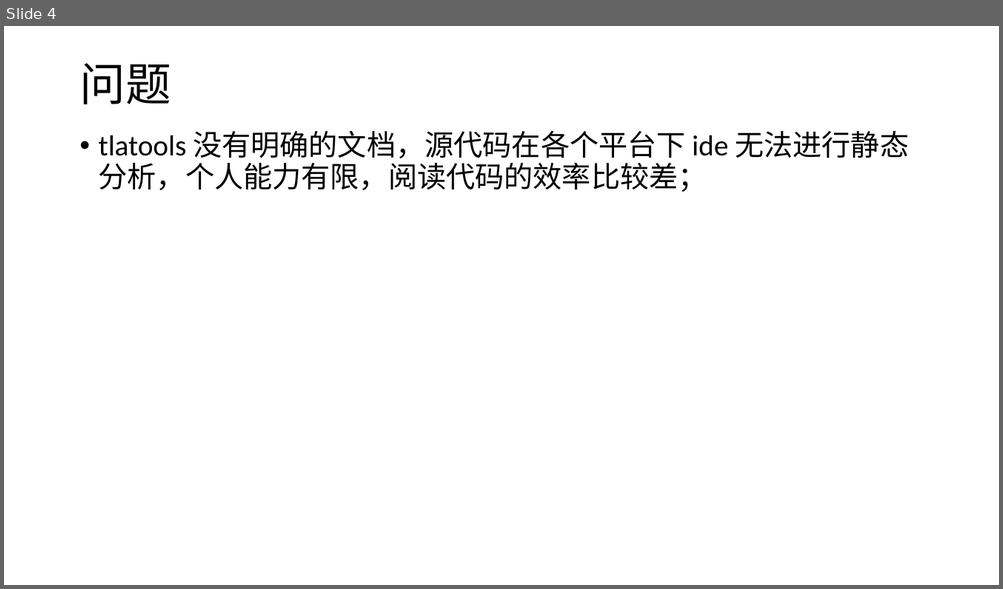
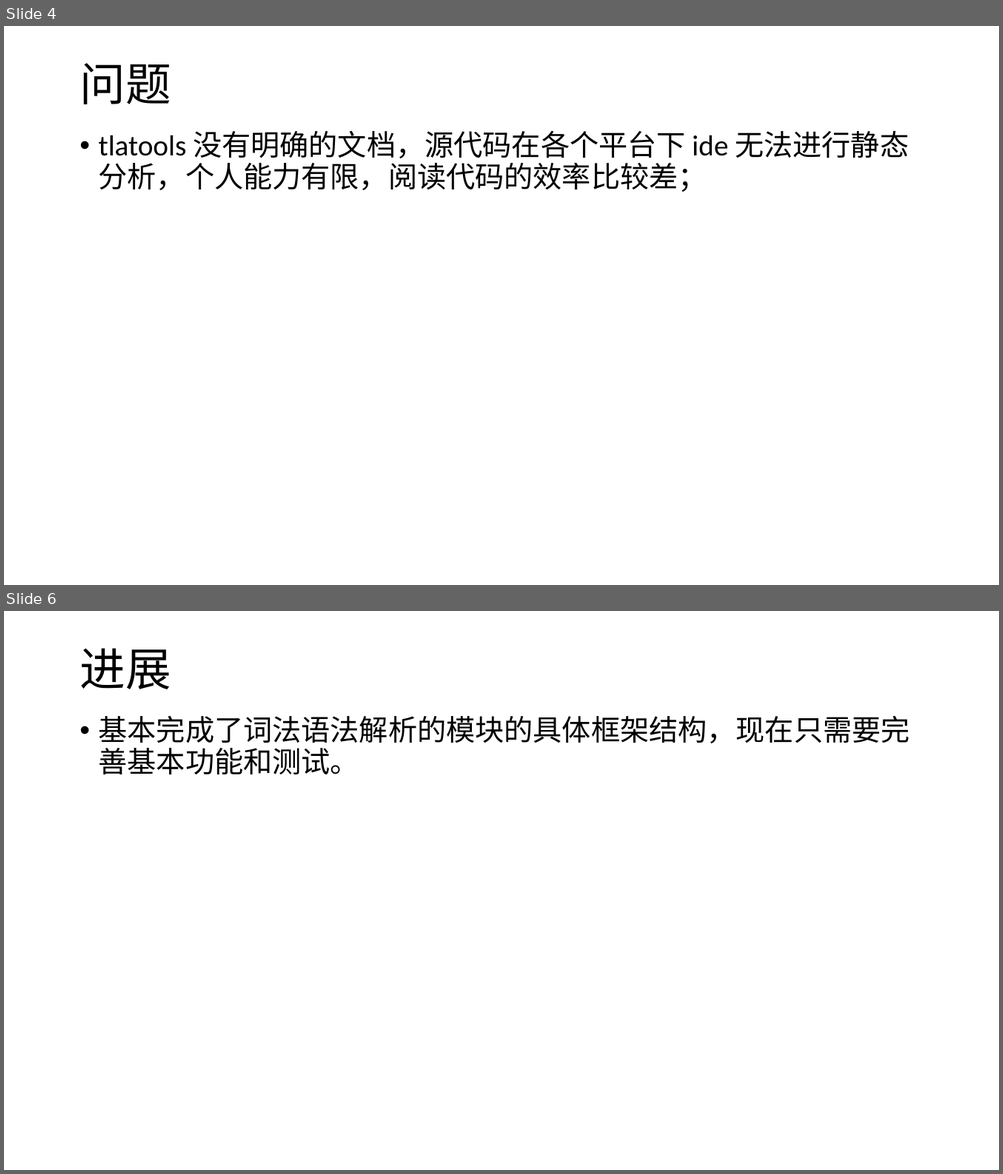
Before and after one commit to ZhangJihua0327/bachelor-thesis, a slide deck: ZhangJihua-weekly-report.pptx. Shown one above the other, each under a label of ours: slide 4 before the commit, slides 4 and 6 after it; the slides between them are not shown. The pictures are 1003x589 and 1003x1174 pixels, drawn with LibreOffice and Linux fonts; fonts in the diff are those of the drawing. Boxes give left, top, right and bottom in pixels: in the first picture for what was removed or moved away, otherwise in the second. Text is boxed around its words. In the diff, an @@ line names an element or a change of style, - is before the commit and + after.

```diff
--- a/ZhangJihua-weekly-report.pptx
+++ b/ZhangJihua-weekly-report.pptx
@@ slide 6 added at <box>4,611,999,1170</box>, background #FFFFFF @@
@@ title added at <box>79,648,170,689</box>, 44 pt, text #000000 @@
+进展
@@ text added at <box>99,716,910,775</box>, 28 pt, text #000000 @@
+• 基本完成了词法语法解析的模块的具体框架结构，现在只需要完善基本功能和测试。
```
Also in this commit, not shown: 3 other slides added.
